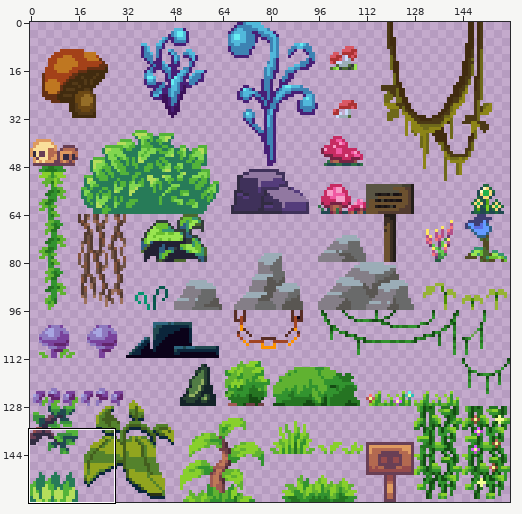
Two states of a sprite sheet, assets/level1/props.png. Above, an overview of the earlier version with the close-up marked.
Close-up. Before the edit:
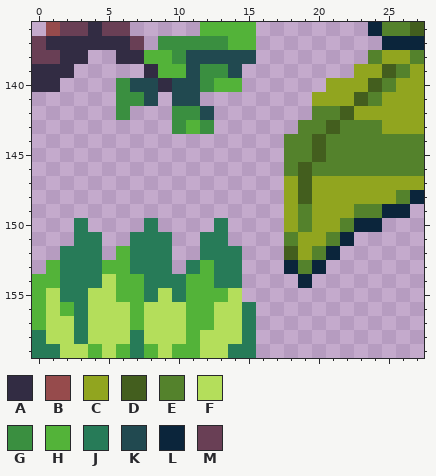
The file is 160x160 pixels. Colours within 5 levels of each other are drawn and written as one. Shown: x 0..27, y 136..159. The commit also changed other parts of the picture, which this record leaves out.
Palette (. is transparent): A #322c43  B #964b4c  C #91a51f  D #435e1e  E #54822c  F #b4de5b  G #3a8f40  H #53b339  J #277b58  K #214950  L #0b253b  M #693f55
Pixels before, first column x 0:
136 .BMMAMM.....HHHH........LEED
137 MAAAAAAM.GGGGGHH.........LLL
138 MMAA..AAHHGKKKKK........ECCE
139 AAA.....AHHKGGK........CCDEC
140 AA....GKKAKKGHH......CCCDECC
141 ......GGK.KK........CCCDECCC
142 ......G...GGK.......EEDCCCCC
143 ..........GHG......EEDEEECCC
144 ..................EEDEEEEEEE
145 ..................EEDEEEEEEE
146 ..................EDEEEEEEEE
147 ..................CDCCCCCCCC
148 ..................CDCCCCCCEL
149 ..................CECCCEELL.
150 ...J....J....J....CECCELL...
151 ...JJ..JJJ..JJ....ECCEL.....
152 ..JJJ.HJJJ..JJJ...DCEL......
153 .HJJJHHJJJ.JHJJ...LEL.......
154 HHJJJFHHJJJHHJJ....L........
155 HFJJFFHHJFJHHHF.............
156 HFHJFFFHFFFHHFFJ............
157 HFFJFFFHFFFHHFFJ............
158 JFFJFFFJFFFHFFFJ............
159 JJFFHFHJHFHHFFJJ............
New version:
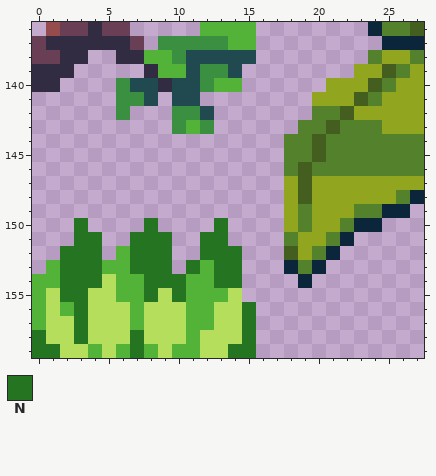
Colours new in this view: N #257422
Difference:
Changed rows in their new state; - is an unchanged pixel.
first column x 0:
150 ---N----N----N--
151 ---NN--NNN--NN--
152 --NNN--NNN--NNN-
153 --NNN--NNN-N-NN-
154 --NNN---NNN--NN-
155 --NN----N-N-----
156 ---N-----------N
157 ---N-----------N
158 N--N---N-------N
159 NN-----N------NN
Pixel boxes of the changes (left, top, right, bottom) in both close-ups:
changed: (32, 218, 256, 358)
